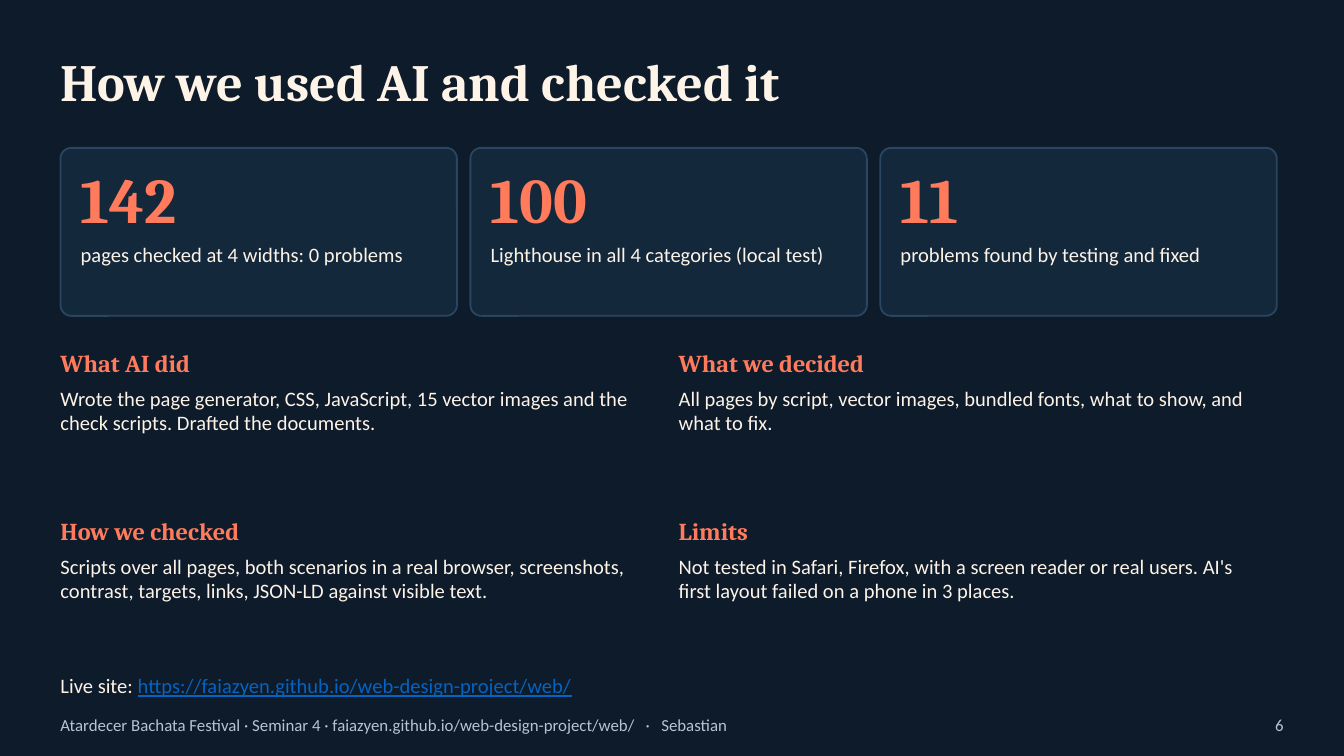
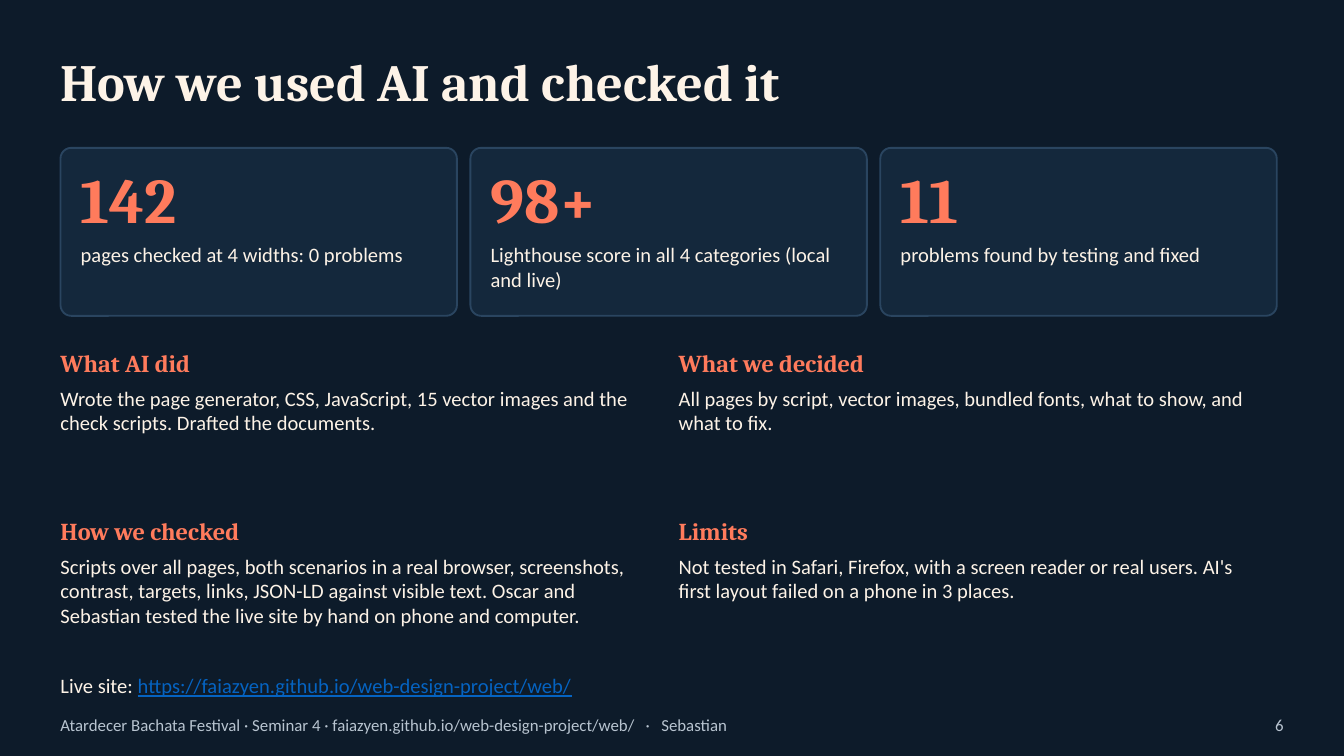
Before and after one commit to faiazyen/web-design-project, a slide deck: slide 6 of Seminar 4 Submission/presentation.pptx. Drawn at 1344x756 pixels with LibreOffice and Linux fonts; fonts in the diff are those of the drawing. Boxes give left, top, right and bottom in pixels: in the first picture for what was removed or moved away, otherwise in the second. Text is boxed around its words. In the diff, an @@ line names an element or a change of style, - is before the commit and + after.

```diff
--- a/Seminar 4 Submission/presentation.pptx
+++ b/Seminar 4 Submission/presentation.pptx
@@ text at [491, 180, 598, 224]: text changed @@
-100
+98+
@@ text at [491, 247, 830, 290]: text changed @@
-Lighthouse in all 4 categories (local test)
+Lighthouse score in all 4 categories (local and live)
@@ text at [60, 559, 624, 627]: text changed @@
-Scripts over all pages, both scenarios in a real browser, screenshots, contrast, targets, links, JSON-LD against visible text.
+Scripts over all pages, both scenarios in a real browser, screenshots, contrast, targets, links, JSON-LD against visible text. Oscar and Sebastian tested the live site by hand on phone and computer.
```
Also in this commit, not shown: 1 other slide changed, 9 other files.
